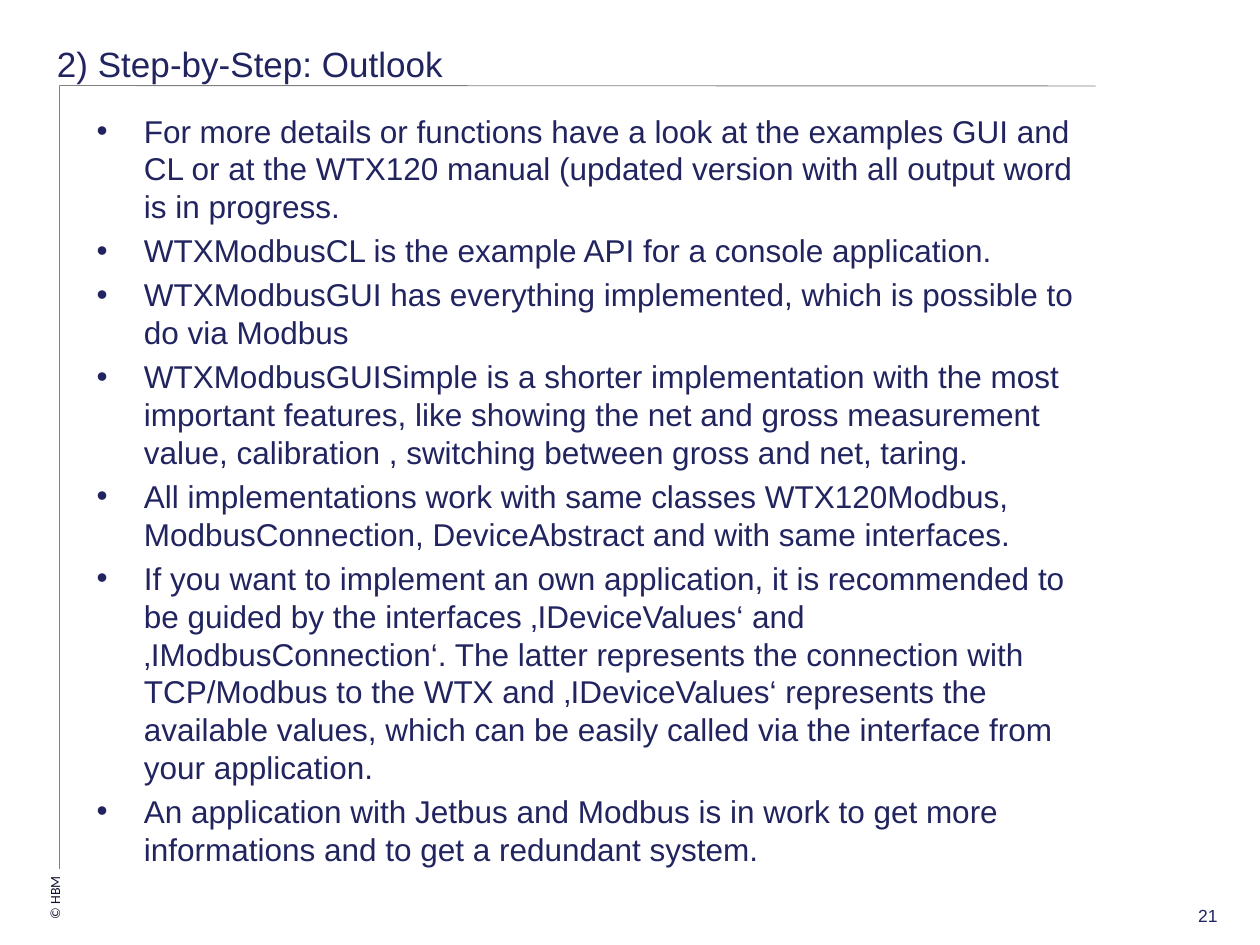
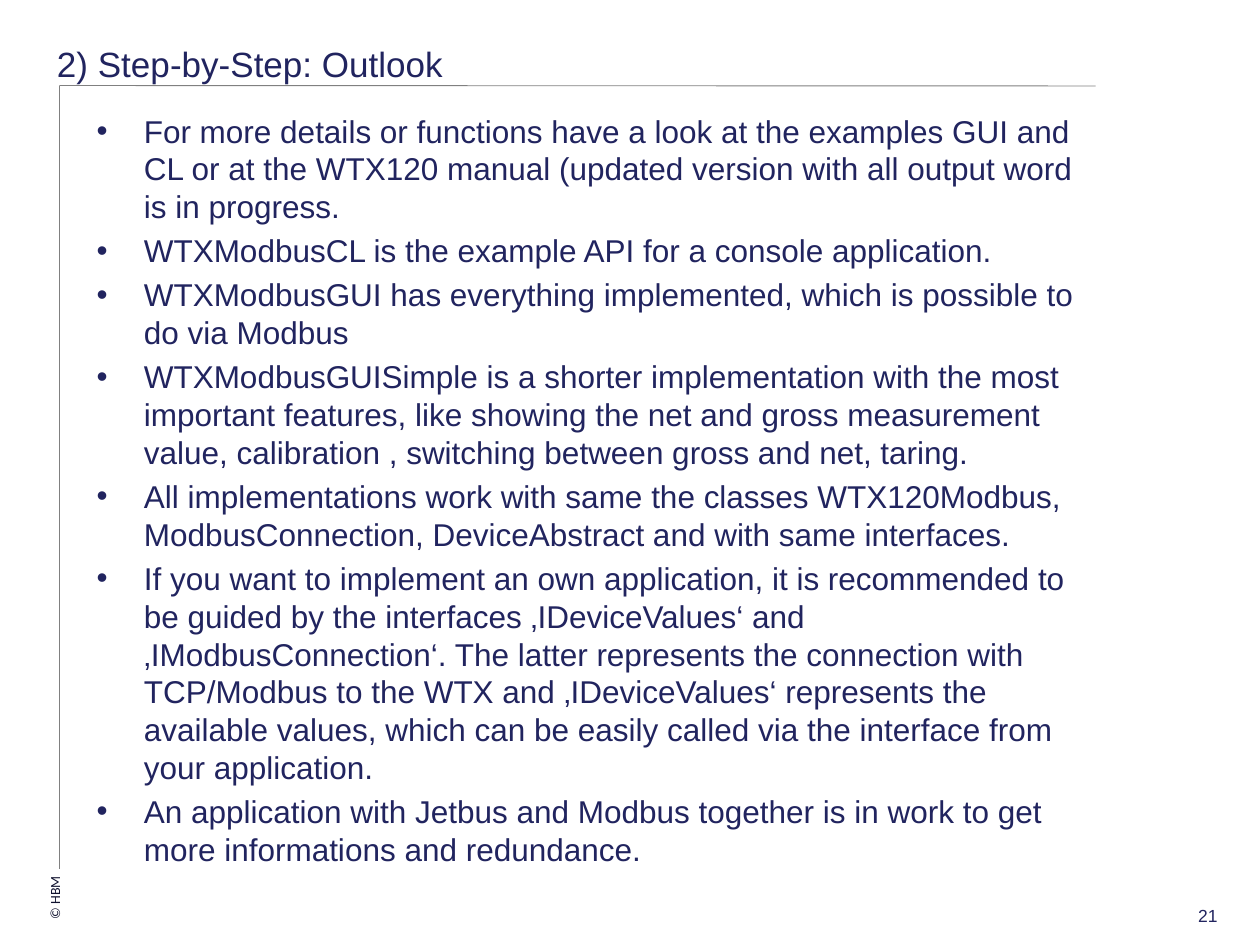
Before and after one commit to FelixHuettlatHBM/ModbusTCP_WTX, a slide deck: slide 21 of Doc/HowTo-WTXModbus.pptx. Drawn at 1260x945 pixels with LibreOffice and Linux fonts; fonts in the diff are those of the drawing; background and template pictures are left out. Boxes give left, top, right and bottom in pixels: in the first picture for what was removed or moved away, otherwise in the second. Text is boxed around its words. In the diff, an @@ line names an element or a change of style, - is before the commit and + after.

```diff
--- a/Doc/HowTo-WTXModbus.pptx
+++ b/Doc/HowTo-WTXModbus.pptx
@@ text at (x1=144, y1=485, x2=1060, y2=550): text changed @@
-• All implementations work with same classes WTX120Modbus, ModbusConnection, DeviceAbstract and with same interfaces.
+• All implementations work with same the classes WTX120Modbus, ModbusConnection, DeviceAbstract and with same interfaces.
@@ text at (x1=144, y1=800, x2=1042, y2=862): text changed @@
-• An application with Jetbus and Modbus is in work to get more informations and to get a redundant system.
+• An application with Jetbus and Modbus together is in work to get more informations and redundance.
```
Also in this commit, not shown: 1 other slide changed, 3 other files.
